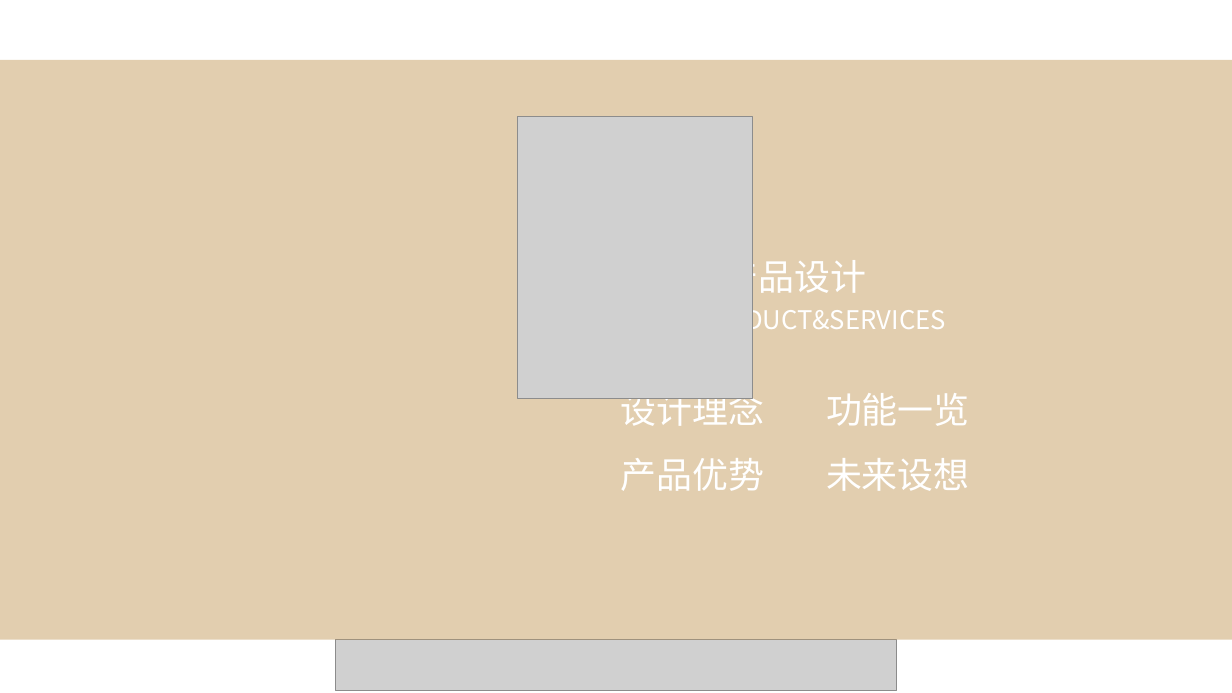
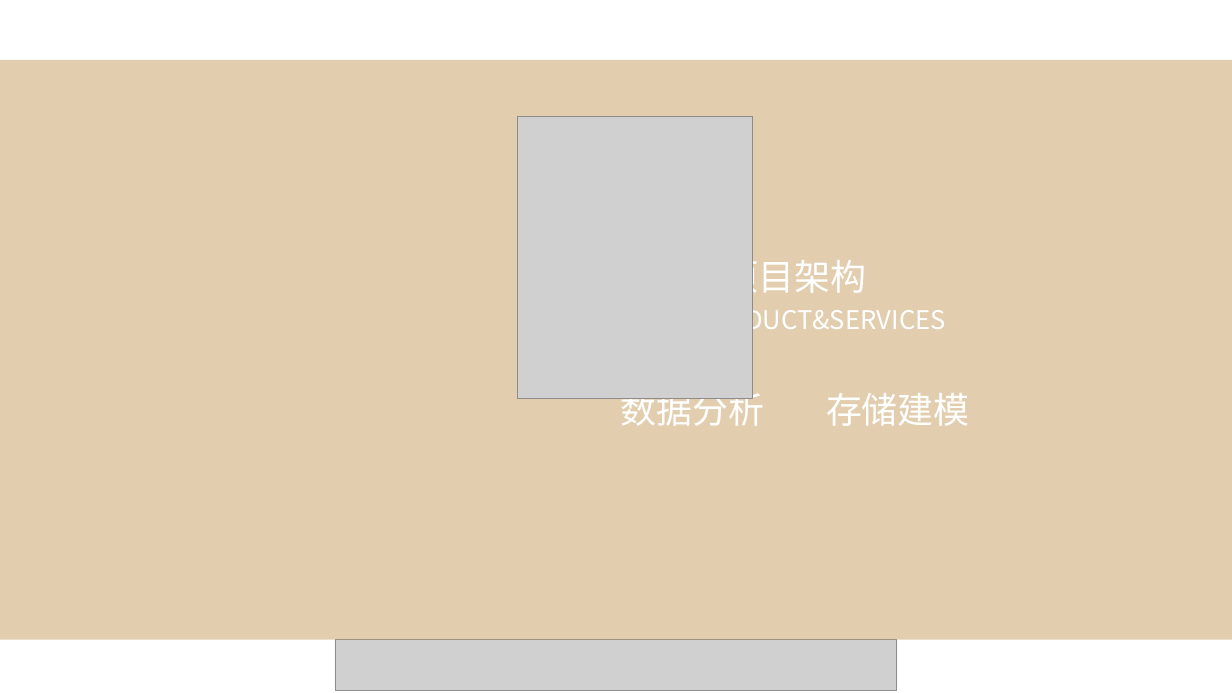
Before and after one commit to Gnnnn/Graduation-project, a slide deck: slide 6 of 答辩演示/肖晓珂14123112.pptx (slide 5 before the commit). Drawn at 1232x693 pixels with LibreOffice and Linux fonts; fonts in the diff are those of the drawing; grey boxes stand for pictures; background and template pictures are left out. Boxes give left, top, right and bottom in pixels: in the first picture for what was removed or moved away, otherwise in the second. Text is boxed around its words. In the diff, an @@ line names an element or a change of style, - is before the commit and + after.

```diff
--- a/答辩演示/肖晓珂14123112.pptx
+++ b/答辩演示/肖晓珂14123112.pptx
@@ text at <box>723,254,867,300</box>: text changed @@
-产品设计
+项目架构
@@ text at <box>620,387,764,426</box>: text changed @@
-设计理念
+数据分析
@@ text at <box>826,393,970,426</box>: text changed @@
-功能一览
+存储建模
@@ text removed at <box>605,458,749,482</box> @@
-团队介绍
@@ text removed at <box>620,458,764,491</box> @@
-产品优势
@@ text removed at <box>811,458,955,482</box> @@
-企业荣誉
@@ text removed at <box>826,458,970,491</box> @@
-未来设想
```
Also in this commit, not shown: 4 other slides changed, 3 slides added, 2 slides removed, 17 other files.
